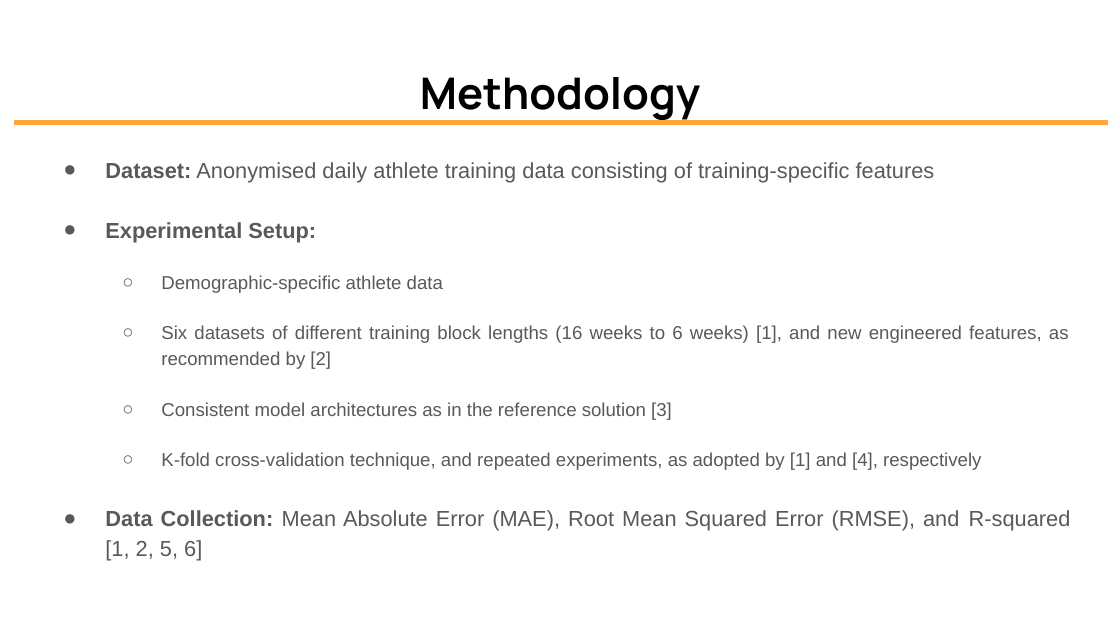
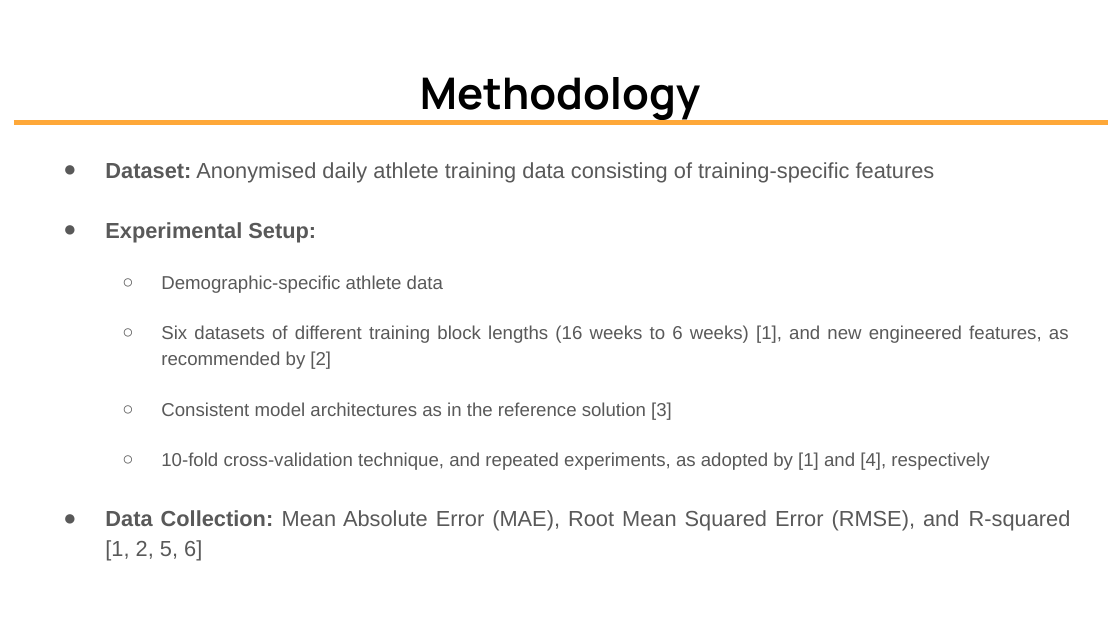
Before and after one commit to miguelabela03/RD2_SWD63A_MiguelAbela, a slide deck: slide 5 of doc/milestone_03/MiguelAbela_SWD63A_RD2_VIVA.pptx. Drawn at 1120x630 pixels with LibreOffice and Linux fonts; fonts in the diff are those of the drawing. Boxes give left, top, right and bottom in pixels: in the first picture for what was removed or moved away, otherwise in the second. Text is boxed around its words. In the diff, an @@ line names an element or a change of style, - is before the commit and + after.

```diff
--- a/doc/milestone_03/MiguelAbela_SWD63A_RD2_VIVA.pptx
+++ b/doc/milestone_03/MiguelAbela_SWD63A_RD2_VIVA.pptx
@@ text at bbox=[161, 452, 989, 470]: text changed @@
-  ○ K-fold cross-validation technique, and repeated experiments, as adopted by [1] and [4], respectively
+  ○ 10-fold cross-validation technique, and repeated experiments, as adopted by [1] and [4], respectively
```
Also in this commit, not shown: 5 other slides changed, 1 slide added, 2 other files.
